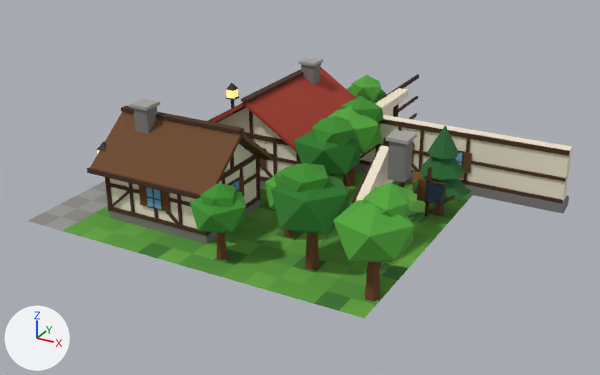
An edit to the glTF model assets/models/town/chunk_2_3.glb, drawn before and after from the same camera.
One viewpoint serves both versions: a 50 mm lens placed at (57.9, -86.7, 15.8), pointed at (40.9, -55.7, 0.3). Lighting does not change. The marker at lower left points along +X, +Y and +Z. The older version comes first. Vertices at exactly the same position are counted once.

Names of what the first picture shows: 'chunk_2_3'.
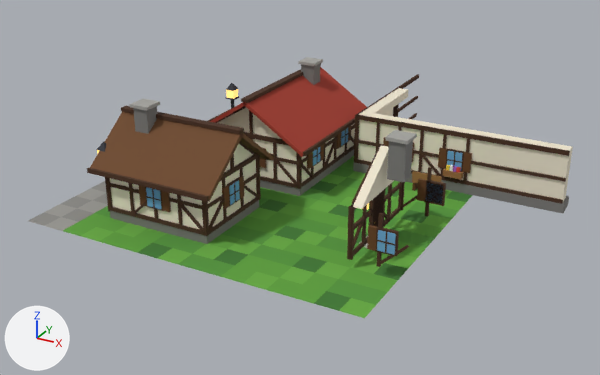
What the commit changed:
me_chunk_2_3 is used by ob_chunk_2_3; location (0.0, 0.0, 0.0).
me_chunk_2_3 had 2951 vertices, 4588 faces and spanned x 32.0..52.1, y -64.0..-44.0, z 0.0..4.9.
me_chunk_2_3 now has 2671 vertices, 4124 faces and spans x 32.0..52.1, y -64.0..-44.0, z 0.0..4.9.
me_chunk_2_3 part 1: the loose piece of 8 vertices spanning x 40.0..40.1, y -60.6..-59.4, z 0.5..1.6 is scaled about its middle by (1, 0.994, -0.988), then moved by (0.0, -1.3, 0.0).
me_chunk_2_3 part 2: the loose piece of 8 vertices spanning x 47.2..48.4, y -56.0..-55.9, z 0.5..1.6 is moved by (0.0, -5.1, 0.0).
me_chunk_2_3 part 3: the loose piece of 8 vertices spanning x 44.3..45.3, y -52.1..-52.0, z 0.6..1.5 is moved by (1.1, 0.0, 0.0).
me_chunk_2_3 part 4: 24 loose pieces with 280 vertices, spanning x 39.2..49.1, y -64.0..-47.0, z 0.0..4.4, are deleted.
Part 5, on me_chunk_2_3:
90 vertices are removed from x 35.0..48.5, y -62.1..-49.9, z 0.5..2.4.
227 faces are deleted.
12 vertices move within x 37.5..41.1, y -62.1..-49.9, z 0.6..1.5.
62 vertices are added at x 35.0..47.2, y -62.1..-49.9, z 0.5..1.6.
6 new vertices lie (-1.1, 0.0, -1.0) away from vertices in x 37.5..47.2, y -62.1..-55.9, z 1.5.
6 new vertices lie (0.0, -1.1, 1.0) away from vertices in x 41.0..41.1, y -54.9..-50.0, z 0.5..0.6.
8 new vertices lie (1.1, 0.0, -1.0) away from vertices in x 37.5..38.6, y -58.0..-49.9, z 1.5..1.6.
8 new vertices lie (1.1, 0.0, 1.0) away from vertices in x 35.0..36.1, y -58.0..-49.9, z 0.5..0.6.
227 new faces join them, mat_timber.
Other edits to the shape of me_chunk_2_3 do not show in these pictures.
me_chunk_2_3 no longer uses material mat_leaf_b.
me_chunk_2_3 no longer uses material mat_trunk.
me_chunk_2_3 no longer uses material mat_leaf_c.
me_chunk_2_3 no longer uses material mat_leaf_a.
me_chunk_2_3 no longer uses material mat_leaf_pine.

Where the change shows, as pixel boxes (x1, y1, x2, y2) in the pictures (600 x 375 px; the box of a moved part takes in the faces that stretch with it):
part 1 of me_chunk_2_3, moved or reshaped (not visible before): after (209, 198, 225, 232)
part 2 of me_chunk_2_3, moved or reshaped: before (428, 195, 455, 213); after (379, 245, 409, 265)
part 3 of me_chunk_2_3, moved or reshaped: before (412, 163, 419, 172); after (421, 154, 441, 176)
part 4 of me_chunk_2_3, deleted (green): before (190, 75, 466, 302)
part 5 of me_chunk_2_3, moved or reshaped: before (110, 113, 471, 226); after (132, 113, 443, 256)
